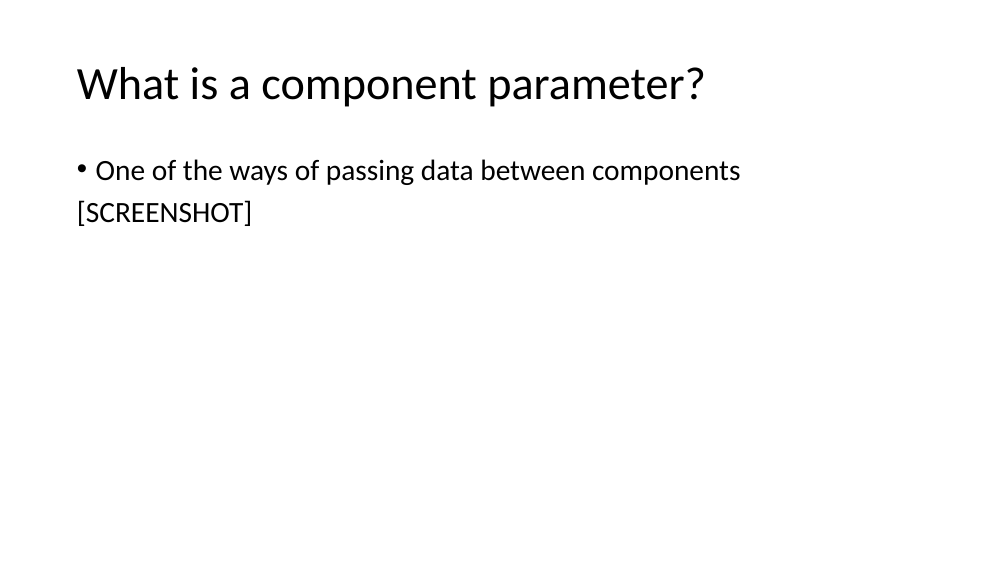
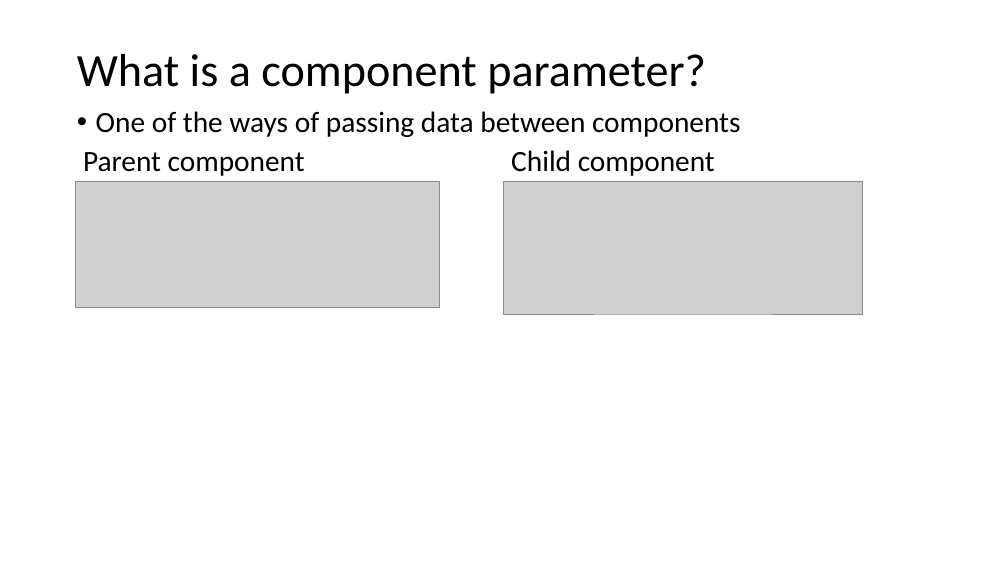
Before and after one commit to Cookie-And-Milk/BlazorDemo, a slide deck: slide 15 of BlazorDemo/BlazorDemo/presentation/ASP.pptx. Drawn at 1008x567 pixels with LibreOffice and Linux fonts; fonts in the diff are those of the drawing; grey boxes stand for pictures. Boxes give left, top, right and bottom in pixels: in the first picture for what was removed or moved away, otherwise in the second. Text is boxed around its words. In the diff, an @@ line names an element or a change of style, - is before the commit and + after.

```diff
--- a/BlazorDemo/BlazorDemo/presentation/ASP.pptx
+++ b/BlazorDemo/BlazorDemo/presentation/ASP.pptx
@@ title "What is a component parameter?": place and size @@
-title "What is a component parameter?" at <box>77,67,706,107</box>
+title "What is a component parameter?" at <box>77,54,706,94</box>
@@ text "One of the ways of ...": place and size @@
-text "One of the ways of ..." at <box>77,159,741,226</box>
+text "One of the ways of ..." at <box>96,111,741,137</box>
@@ text added at <box>83,152,305,176</box>, 28 pt, text #000000 @@
+Parent component
@@ text added at <box>511,150,715,176</box>, 28 pt, text #000000 @@
+Child component
@@ picture added at <box>76,181,439,307</box> @@
@@ text at <box>77,200,253,226</box>: paragraph removed @@
-[SCREENSHOT]
@@ picture added at <box>504,181,862,314</box> @@
```
Also in this commit, not shown: 8 other slides changed, 2 other files.
